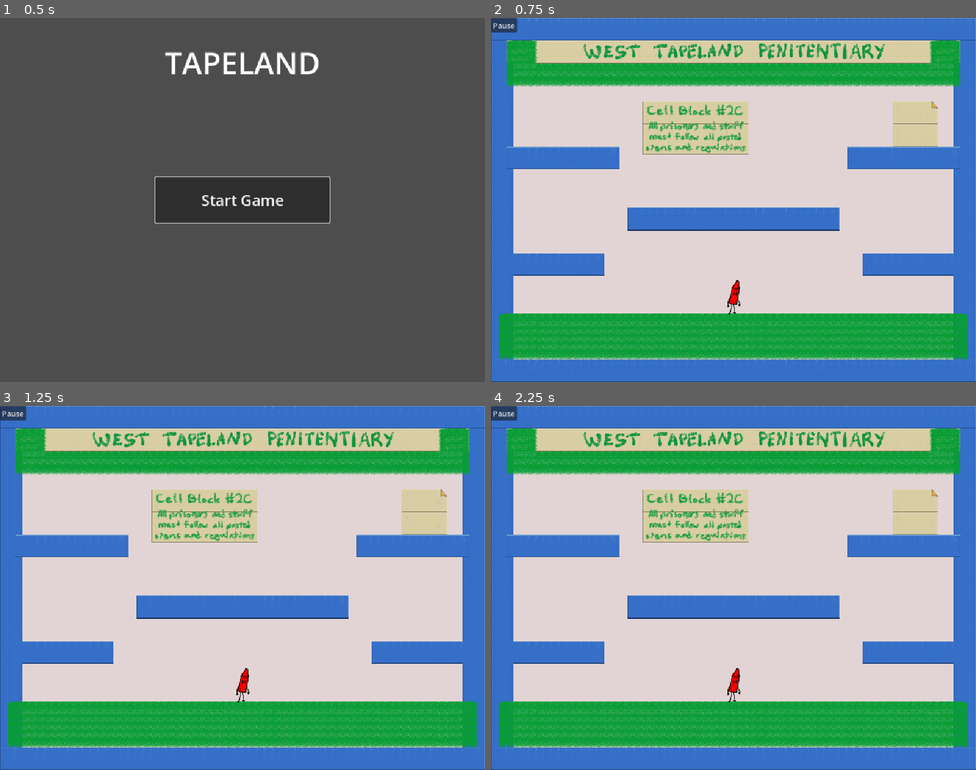
Above: before the commit, frames 1-4 (two rows, left to right).
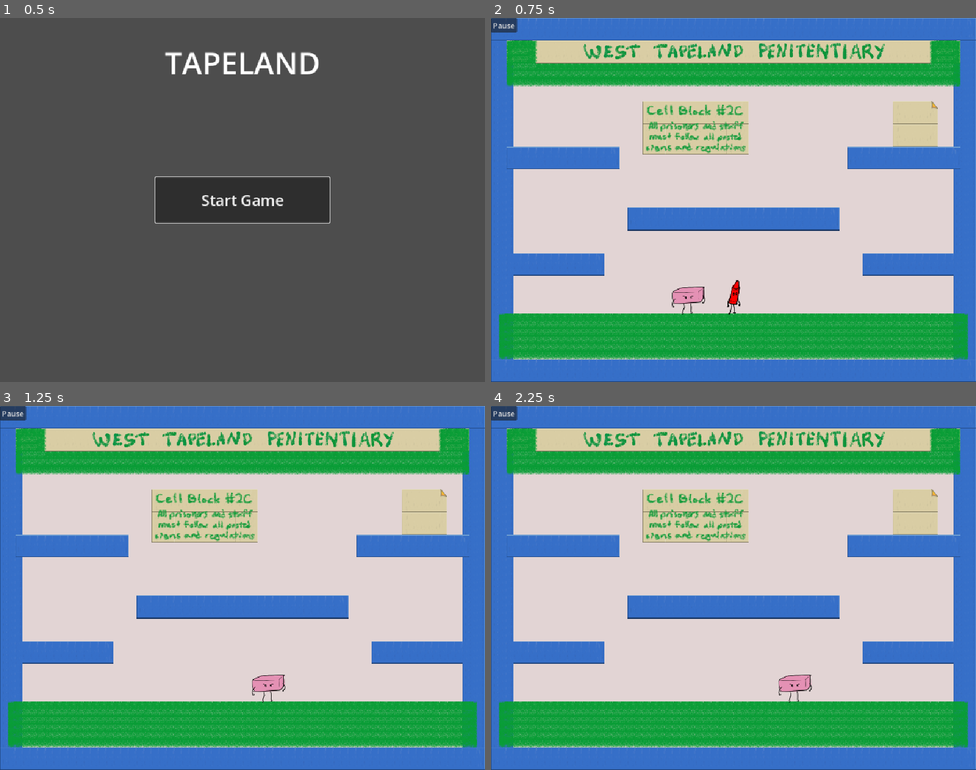
Above: after the commit, the same moments.

Repository: Fuzzlewuzzlekins/ggj-2026-mask
Game: Godot game, scene res://main.tscn
The game is run twice, just before and just after one commit, with the same random seed, the same clock (stepped at 60 frames per second) and the same inputs.
Inputs:
- Up to frame 1 (0.5 s): no input
- Up to frame 2 (0.75 s): click "Start Game" at 0.5 s
- Up to frame 3 (1.25 s): no input
- Up to frame 4 (2.25 s): click "Pause" at 1.25 s; click "Resume Game" at 2 s

Frame 1 is identical in both runs. In frame 2, 0.3% of the frame differs, in the area x 37-45%, y 73-82%; in frame 3, 0.5%; in frame 4, 0.5%, in the area x 48-67%, y 72-82%.

Commit message:
Add logic to have enemy damage player. WARNING: THE ENEMY IS IN THE FIRST LEVEL AND WILL MESS YOU UPgit add .!

Diff:
--- a/enemy_eraser.tscn
+++ b/enemy_eraser.tscn
@@ -17,8 +17,8 @@
 [sub_resource type="RectangleShape2D" id="RectangleShape2D_kdwcq"]
 size = Vector2(66, 56)
 
-[node name="EnemyEraser" type="CharacterBody2D"]
-collision_layer = 3
+[node name="EnemyEraser" type="CharacterBody2D" groups=["enemies"]]
+collision_layer = 8
 collision_mask = 3
 script = ExtResource("1_tu2bk")
 metadata/_edit_group_ = true
--- a/level_0.tscn
+++ b/level_0.tscn
@@ -8,6 +8,7 @@
 [ext_resource type="Texture2D" uid="uid://dah861jorek63" path="res://assets/environment/level_0_decor2.png" id="5_eomlm"]
 [ext_resource type="PackedScene" uid="uid://dgdxk1rqqvko3" path="res://pause.tscn" id="5_nu7sl"]
 [ext_resource type="PackedScene" uid="uid://bbo65mt2onw72" path="res://peelable.tscn" id="5_omks2"]
+[ext_resource type="PackedScene" uid="uid://bcwlg331iv2wr" path="res://enemy_eraser.tscn" id="9_eomlm"]
 
 [sub_resource type="RectangleShape2D" id="RectangleShape2D_smnfn"]
 size = Vector2(32, 56)
@@ -63,6 +64,9 @@
 
 [node name="Pause" parent="." instance=ExtResource("5_nu7sl")]
 
+[node name="EnemyEraser" parent="." instance=ExtResource("9_eomlm")]
+position = Vector2(367, 588)
+
 [connection signal="peel_corner_entered" from="Peelable" to="Player" method="_on_peelable_peel_corner_entered"]
 [connection signal="peel_corner_exited" from="Peelable" to="Player" method="_on_peelable_peel_corner_exited"]
 [connection signal="peel_local" from="Player" to="Peelable" method="_on_player_peel_local"]
--- a/player.gd
+++ b/player.gd
@@ -25,9 +25,13 @@
 
 
 func _ready() -> void:
-	set_collision_layer_value(1, true)
+	# Make the player reside in layer 3
+	set_collision_layer_value(1, false)
+	set_collision_layer_value(2, false)
+	set_collision_layer_value(3, true)
+
+	# Set the masks dynamically depending on level type
 	set_collision_mask_value(1, true)
-	set_collision_layer_value(2, false)
 	# If the parent scene is a "split level" with two parts,
 	# start character as only able to interact with Part 1.
 	if IN_SPLIT_LEVEL:
@@ -35,6 +39,10 @@
 	# Otherwise, the level is simple. Let player detect all layers.
 	else:
 		set_collision_mask_value(2, true)
+
+	# This makes dudes kill us which is bad for the player
+	# but very good for us
+	$Area2D.set_collision_mask_value(4, true)
 
 
 func _physics_process(delta: float) -> void:
@@ -120,3 +128,12 @@
 func _on_peelable_peel_corner_exited(body: Node2D, peel_instance: Node2D) -> void:
 	if self == body:
 		peel_corner_touching = null
+
+
+func _on_area_2d_body_entered(body: Node2D) -> void:
+	# Handles dudes killin' us
+	if body.is_in_group("enemies"):
+		take_damage()
+
+func take_damage():
+	hide()
--- a/player.tscn
+++ b/player.tscn
@@ -48,6 +48,9 @@
 [sub_resource type="RectangleShape2D" id="RectangleShape2D_hqtel"]
 size = Vector2(27, 70)
 
+[sub_resource type="RectangleShape2D" id="RectangleShape2D_dw050"]
+size = Vector2(25, 68)
+
 [node name="Player" type="CharacterBody2D"]
 script = ExtResource("1_onrkg")
 metadata/_edit_group_ = true
@@ -64,3 +67,13 @@
 
 [node name="JumpSoundPlayer" type="AudioStreamPlayer" parent="."]
 stream = ExtResource("8_dw050")
+
+[node name="Area2D" type="Area2D" parent="."]
+collision_layer = 0
+collision_mask = 0
+
+[node name="CollisionShape2D" type="CollisionShape2D" parent="Area2D"]
+position = Vector2(0.5, 0)
+shape = SubResource("RectangleShape2D_dw050")
+
+[connection signal="body_entered" from="Area2D" to="." method="_on_area_2d_body_entered"]
--- a/project.godot
+++ b/project.godot
@@ -58,6 +58,7 @@
 
 2d_physics/layer_1="Part 1 Platforms (green)"
 2d_physics/layer_2="Part 2 Platforms (blue)"
+2d_physics/layer_3="Player"
 
 [physics]
 
Not shown: 1 places in level_0.tscn that only renumber resources
Not shown: 1 places in player.tscn that only renumber resources
